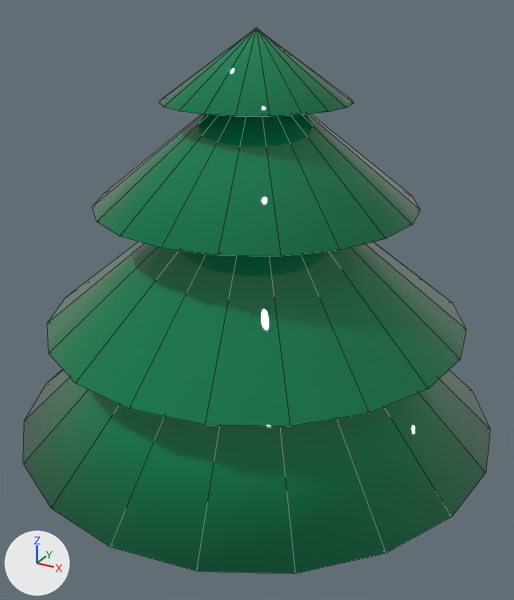
An edit to the FBX model GAM415/Content/MyAssets/Tree_01.fbx, drawn before and after from the same camera.
One viewpoint serves both versions: a camera (50 mm lens) standing at (5.86, -10.63, 10.64) and looking at (-0.04, 0.1, 5.28). Every picture has the same lights, and +X, +Y and +Z are marked at lower left. Mesh edges are drawn as thin lines.
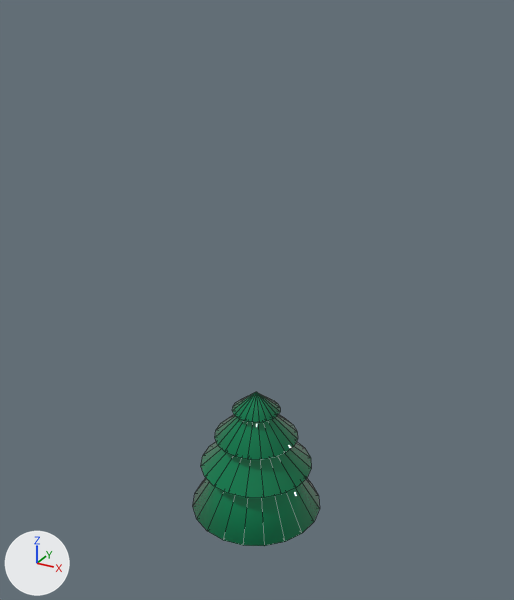
Pixel boxes (x1, y1, x2, y2) of what changed, in the pictures (514 x 600 px; the box of a moved part takes in the faces that stretch with it):
'pCylinder1', reshaped, rescaled (73% narrower, 72% shorter)
    before: (23, 28, 490, 574)
    after: (193, 392, 320, 546)
part 1 of me_mesh, moved or reshaped
    before: (23, 369, 490, 574)
    after: (193, 478, 320, 546)
part 2 of me_mesh, moved or reshaped
    before: (93, 114, 420, 256)
    after: (215, 414, 298, 460)
part 3 of me_mesh, moved or reshaped
    before: (159, 31, 353, 116)
    after: (232, 392, 280, 423)

The change, as a diff of the scene's bpy script:
```diff
--- a/GAM415/Content/MyAssets/Tree_01.fbx.py
+++ b/GAM415/Content/MyAssets/Tree_01.fbx.py
@@ me_mesh @@
 me_mesh.from_pydata(...)  # 222 vertices, 240 faces; spans x -448.0..448.0, y 0.0..1006.0, z -448.0..448.0
 # used by ob_pcylinder1; location = (0.0, 0.0, 0.0); rotation_euler = (1.571, 0.0, 0.0), in degrees (90, 0, 0); scale = (0.01, 0.01, 0.01)
+# me_mesh part 1: all 20 vertices in x -448.0..448.0, y 304.0, z -448.0..448.0 are moved by (0.0, -100.0, 0.0)
+# me_mesh part 2: all 20 vertices in x -281.0..281.0, y 721.0, z -281.0..281.0 are moved by (0.0, -17.0, 0.0)
+# me_mesh part 3: all 20 vertices in x -160.0..160.0, y 892.0, z -160.0..160.0 are moved by (0.0, -7.0, 0.0)
 me_mesh.materials.append(mat_leaves)
@@ ob_pcylinder1 @@
 ob_pcylinder1.rotation_euler = (1.571, 0.0, 0.0)  # degrees (90, 0, 0)
-ob_pcylinder1.scale = (0.01, 0.01, 0.01)
+ob_pcylinder1.scale = (0.003, 0.00333, 0.003)
```
